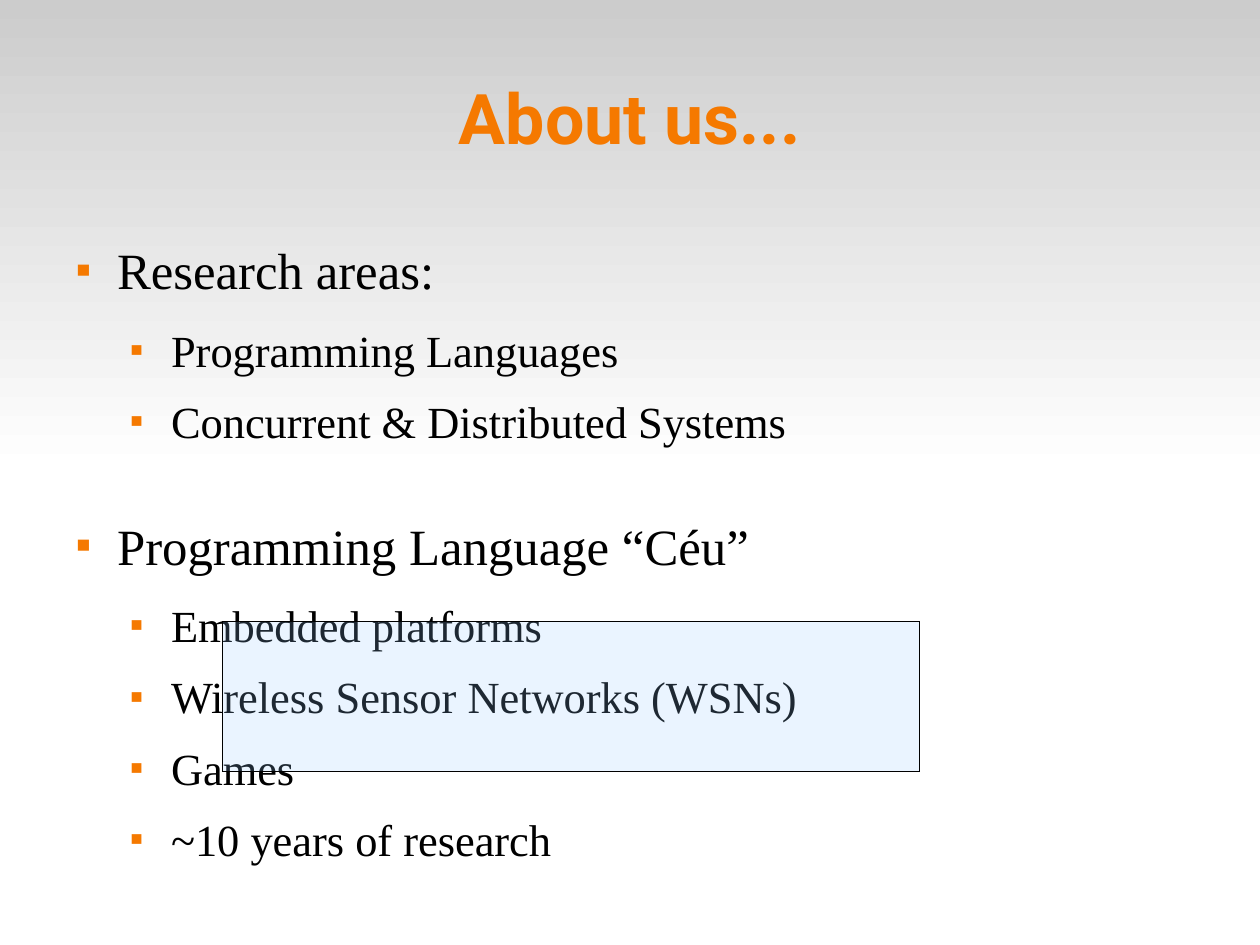
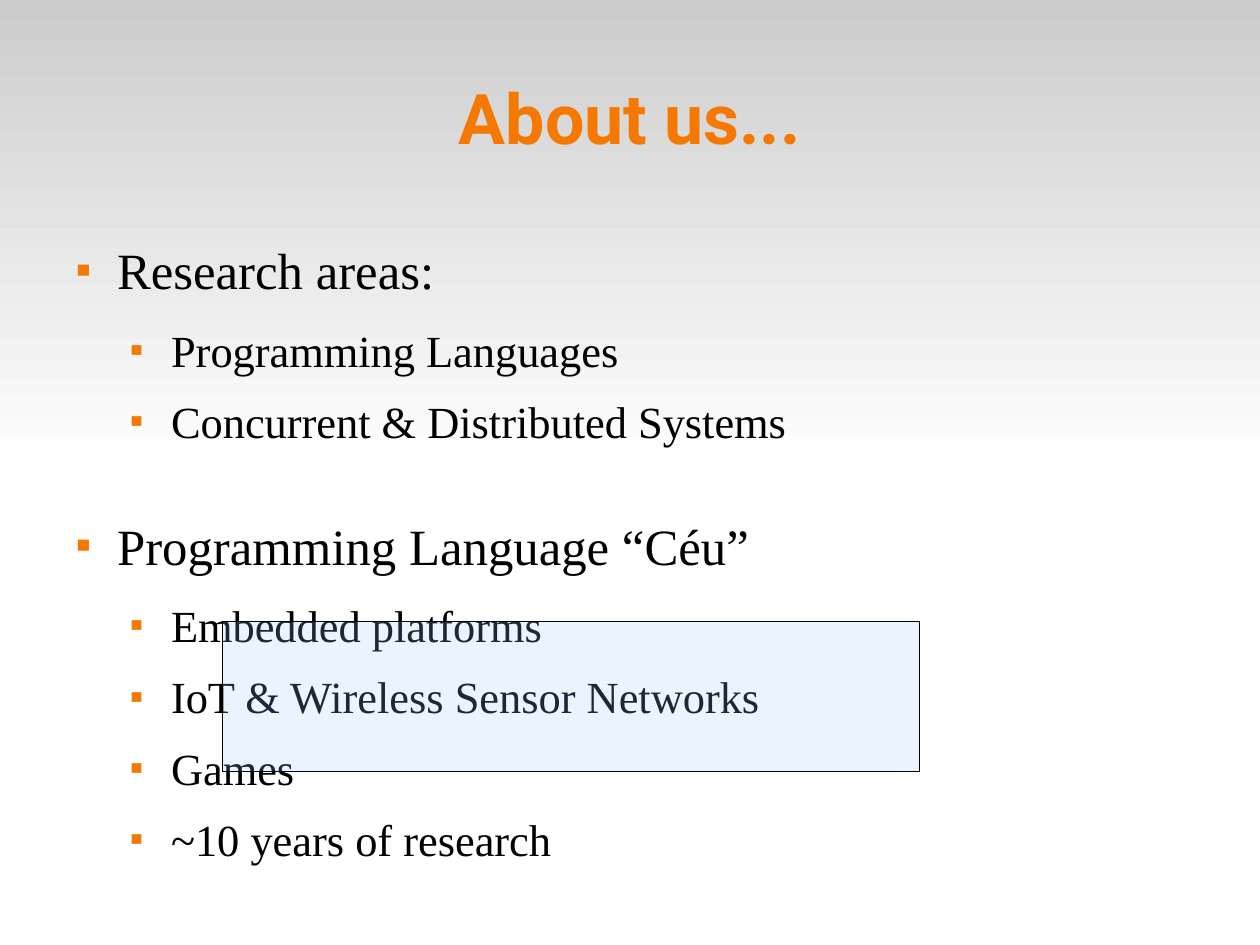
Before and after one commit to fsantanna-uerj/serrapilheira, a slide deck: slide 2 of Apresentacao/ceu-serra-laas.odp. Drawn at 1260x945 pixels with LibreOffice and Linux fonts; fonts in the diff are those of the drawing. Boxes give left, top, right and bottom in pixels: in the first picture for what was removed or moved away, otherwise in the second. Text is boxed around its words. In the diff, an @@ line names an element or a change of style, - is before the commit and + after.

```diff
--- a/Apresentacao/ceu-serra-laas.odp
+++ b/Apresentacao/ceu-serra-laas.odp
@@ text at box(171, 678, 760, 722): text changed @@
-  ■ Wireless Sensor Networks (WSNs)
+  ■ IoT & Wireless Sensor Networks
```
Also in this commit, not shown: 10 other slides changed, 1 other file.
